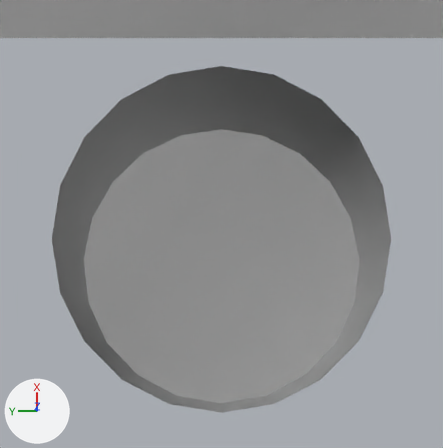
The Blender file meshes/indirect-pong.blend, before and after one commit.
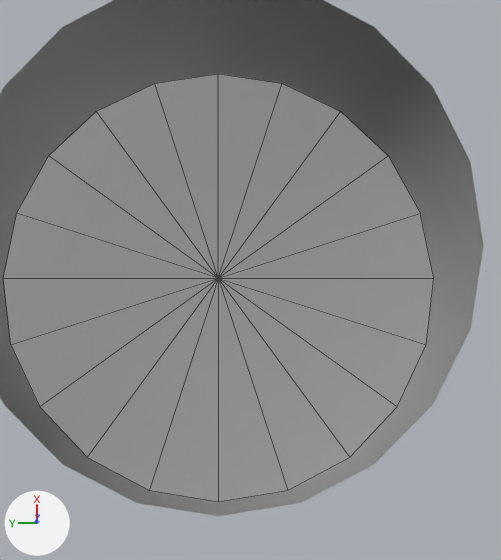
Each version is shown from a camera (50 mm lens) standing at (15.863, 0.0, 3.92) and looking at (16.657, 0.0, 0.032), then close up on the part from 18% to 91% of the width and 18% to 98% of the height. The lights are fixed; the arrows at lower left show +X, +Y and +Z. The close-ups show mesh edges as thin lines. Everything nearer to the camera than a plane just in front of the edit is cut away.

In view in the first close-up: 'Right_Turret'.
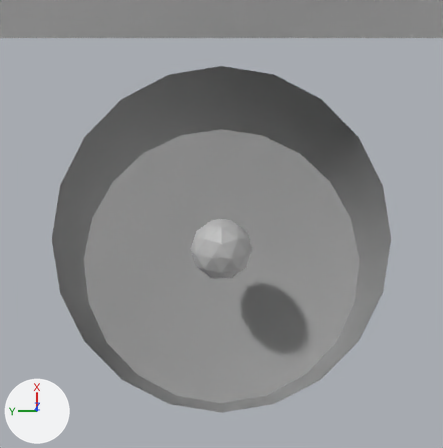
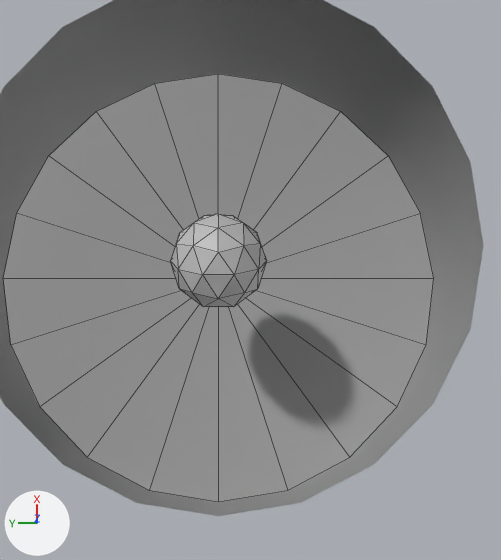
Boxes (x1, y1, x2, y2) around the edits, measured in the close-ups (501 x 560 px):
'Bullet', added
    after: (170, 214, 267, 307)

What the commit changed:
Mesh me_bullet is new.
It is an icosphere of 80 faces spanning x -0.19..0.19, y -0.2..0.2, z -0.2..0.2.
Object 'Bullet' (ob_bullet) is new; it shows me_bullet.
Its location is (16.5, 0.0, 0.0).
